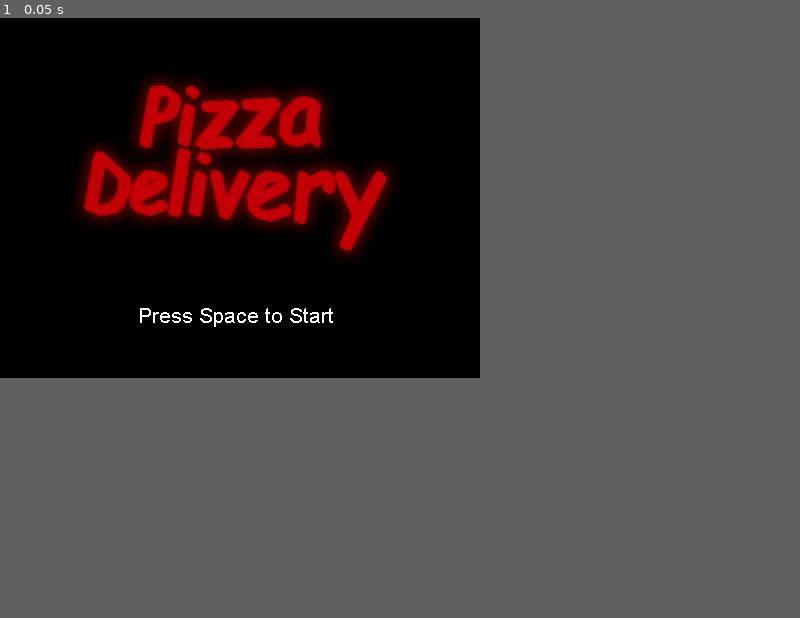
Above: before the commit, frame 1.
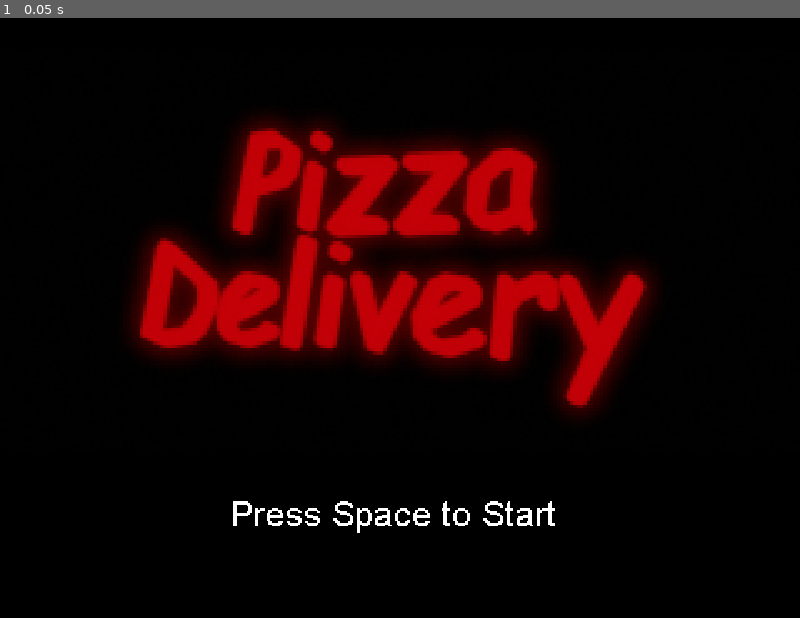
Above: after the commit, the same moment.

Repository: coffeevalenbat/Pizza-Delivery_Godot-Port
Game: Godot game, scene res://scenes/UI/Title.tscn
Two runs of this game, one before a commit and one after it. Both use one fixed random seed, a clock stepped at 60 frames per second and the inputs below.
Inputs:
- Up to frame 1 (0.05 s): no input
The window is 480x360 before the commit and 800x600 after it. Grey fills any space a smaller window leaves; there, only what the larger window draws over its background counts as a difference.

The runs differ from the first frame. In frame 1, 22% of the frame differs, in the area x 9-83%, y 10-86%.

Commit message:
Added scale options + export settings

Diff:
--- a/globals/globals.gd
+++ b/globals/globals.gd
@@ -7,8 +7,26 @@
 func _process(delta):
 	if Input.is_action_just_pressed("debug_fullscreen"):
 		OS.window_fullscreen = !OS.window_fullscreen
+	for i in range(49,52):
+		if Input.is_key_pressed(i) and not OS.window_fullscreen:
+			set_scale(i-48)
+
 
 func reset():
+	#Restarts data when the game restarts
 	PizzaCounter = 0
 	Lives = 5
 	LevelCount = 1
+
+func set_scale(scale):
+	var real_width = ProjectSettings.get_setting("display/window/size/width")
+	var real_height = ProjectSettings.get_setting("display/window/size/height")
+
+	ProjectSettings.set_setting("display/window/size/test_width",real_width * scale)
+	ProjectSettings.set_setting("display/window/size/test_height",real_height * scale)
+
+	var scale_width = ProjectSettings.get_setting("display/window/size/test_width")
+	var scale_height = ProjectSettings.get_setting("display/window/size/test_height")
+
+	OS.set_window_size(Vector2(scale_width,scale_height))
+	OS.set_window_position(Vector2( (OS.get_screen_size().x / 2) - scale_width / 2, (OS.get_screen_size().y / 2) - scale_height / 2))
--- a/project.godot
+++ b/project.godot
@@ -26,6 +26,8 @@
 window/size/width=480
 window/size/height=360
 window/size/resizable=false
+window/size/test_width=960
+window/size/test_height=720
 window/stretch/mode="2d"
 window/stretch/aspect="keep"
 
Not shown, changed: export_presets.cfg
Not shown, added: readme_icon.png.import
